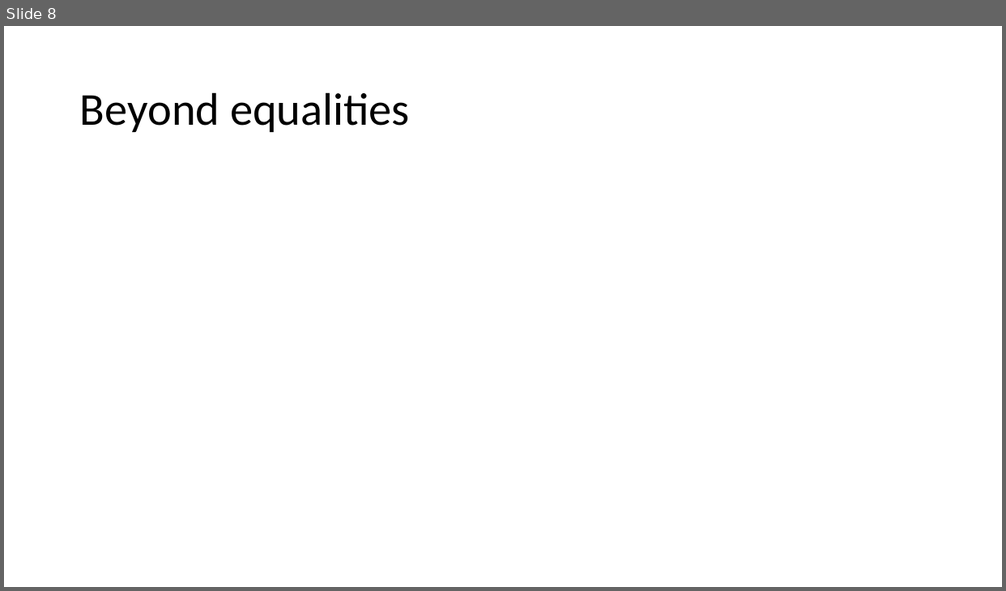
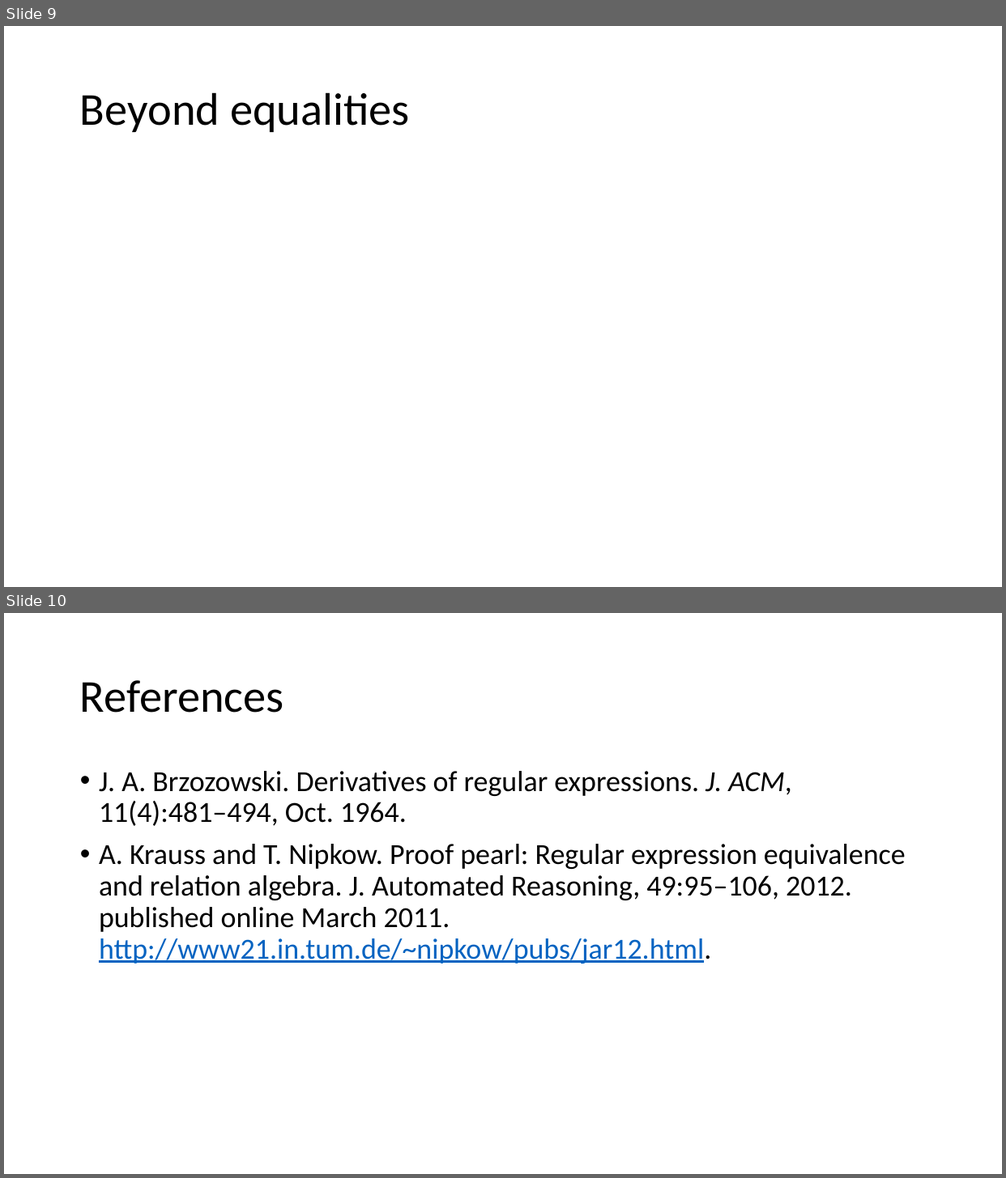
Before and after one commit to Helli/fds_seminar, a slide deck: slides.pptx. Shown one above the other, each under a label of ours: slide 8 before the commit, slides 9 and 10 after it. The pictures are 1006x591 and 1006x1178 pixels, drawn with LibreOffice and Linux fonts; fonts in the diff are those of the drawing. Boxes give left, top, right and bottom in pixels: in the first picture for what was removed or moved away, otherwise in the second. Text is boxed around its words. In the diff, an @@ line names an element or a change of style, - is before the commit and + after.

```diff
--- a/slides.pptx
+++ b/slides.pptx
@@ slide 10 added at (x1=4, y1=613, x2=1002, y2=1174), background #FFFFFF @@
@@ title added at (x1=80, y1=680, x2=284, y2=713), 44 pt, text #000000 @@
+References
@@ text added at (x1=99, y1=771, x2=906, y2=964), 28 pt, text #000000 @@
+• J. A. Brzozowski. Derivatives of regular expressions. J. ACM, 11(4):481–494, Oct. 1964.
+• A. Krauss and T. Nipkow. Proof pearl: Regular expression equivalence and relation algebra. J. Automated Reasoning, 49:95–106, 2012. published online March 2011. http://www21.in.tum.de/~nipkow/pubs/jar12.html.
@@ what was slide 8 is now slide 9 @@
```
Also in this commit, not shown: 1 other slide added, 1 other file.
